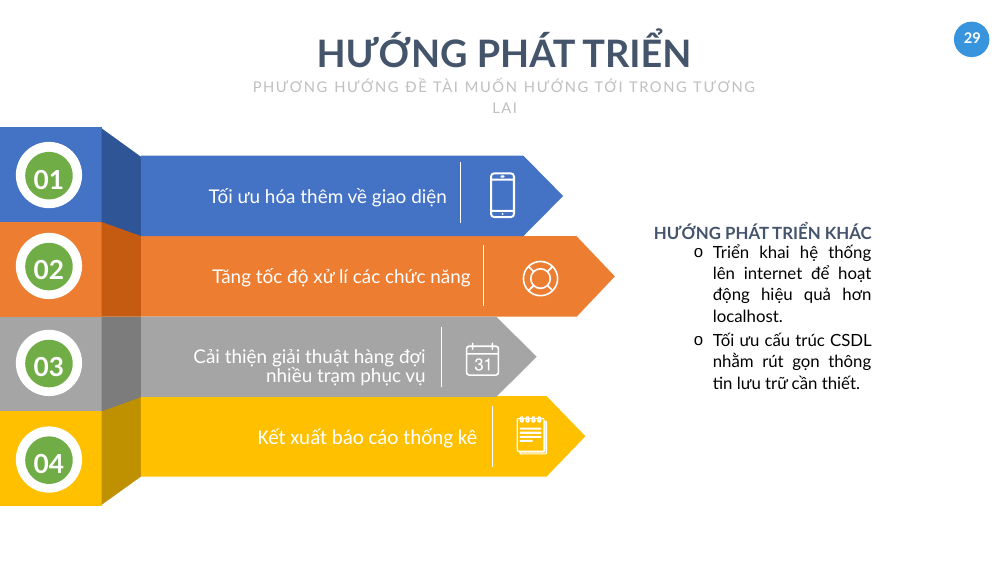
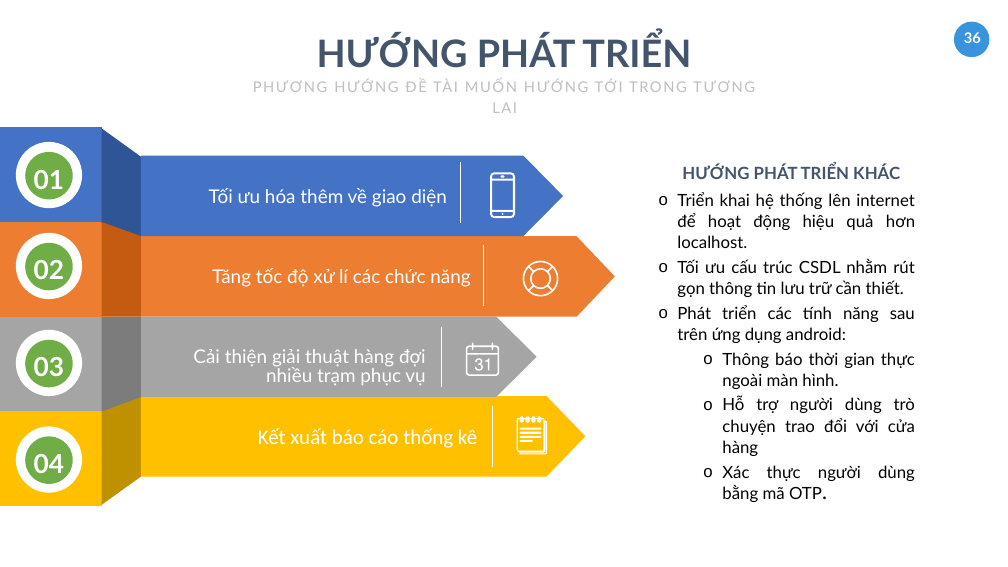
Before and after one commit to tranhoanghuan/Lu-n-v-n, a slide deck: slide 36 of baoCao/ppt_baocao/FREE Business Powerpoint Template.pptx (slide 29 before the commit). Drawn at 1008x567 pixels with LibreOffice and Linux fonts; fonts in the diff are those of the drawing. Boxes give left, top, right and bottom in pixels: in the first picture for what was removed or moved away, otherwise in the second. Text is boxed around its words. In the diff, an @@ line names an element or a change of style, - is before the commit and + after.

Commit message:
App section android

```diff
--- a/baoCao/ppt_baocao/FREE Business Powerpoint Template.pptx
+++ b/baoCao/ppt_baocao/FREE Business Powerpoint Template.pptx
@@ page number at (964, 32, 981, 43): text changed @@
-29
+36
@@ text "HƯỚNG PHÁT TRIỂN KHÁC": place and size @@
-text "HƯỚNG PHÁT TRIỂN KHÁC" at (654, 224, 872, 239)
+text "HƯỚNG PHÁT TRIỂN KHÁC" at (682, 164, 900, 179)
@@ text "Triển khai hệ thống lên ...": place and size @@
-text "Triển khai hệ thống lên ..." at (713, 244, 872, 389)
+text "Triển khai hệ thống lên ..." at (677, 192, 915, 502)
@@ text at (677, 305, 915, 502): paragraphs added @@
+o Phát triển các tính năng sau trên ứng dụng android:
+  o Thông báo thời gian thực ngoài màn hình.
+  o Hỗ trợ người dùng trò chuyện trao đổi với cửa hàng
+  o Xác thực người dùng bằng mã OTP.
```
Also in this commit, not shown: 2 other slides changed, 7 slides added, 1 other file.
